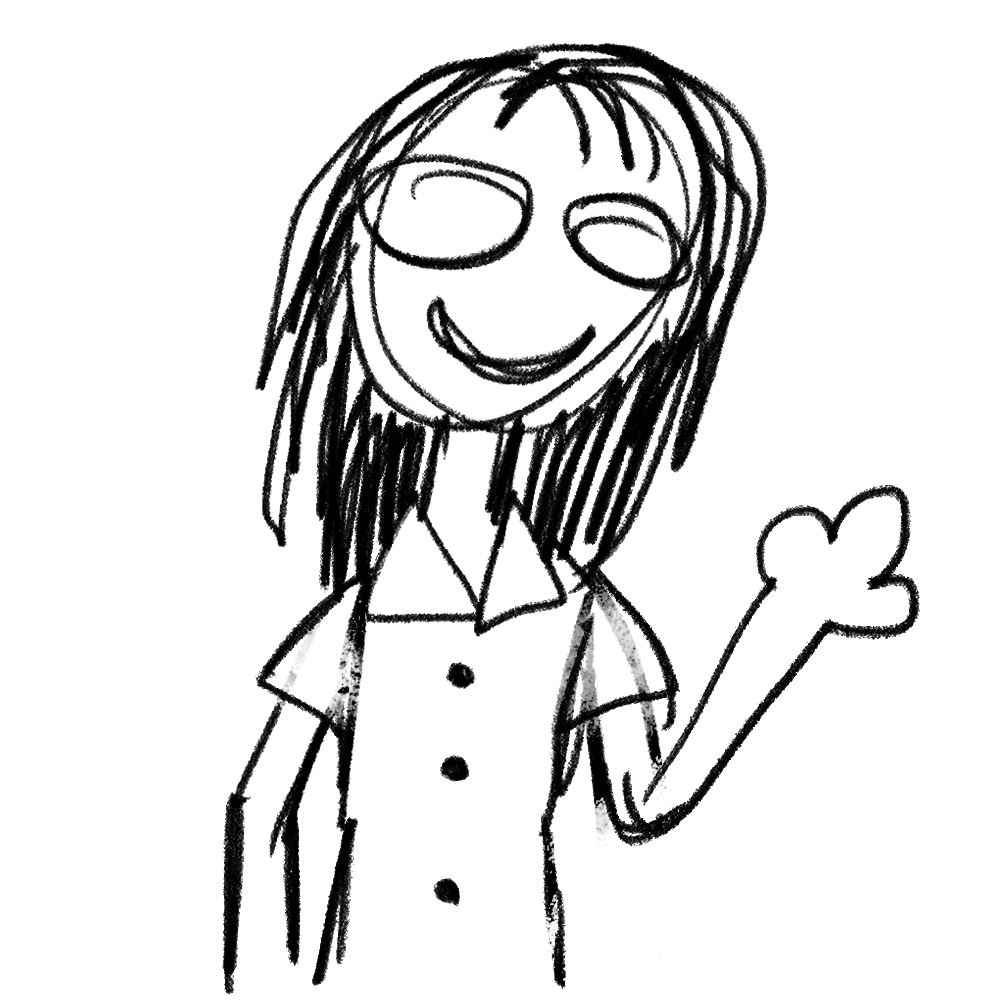
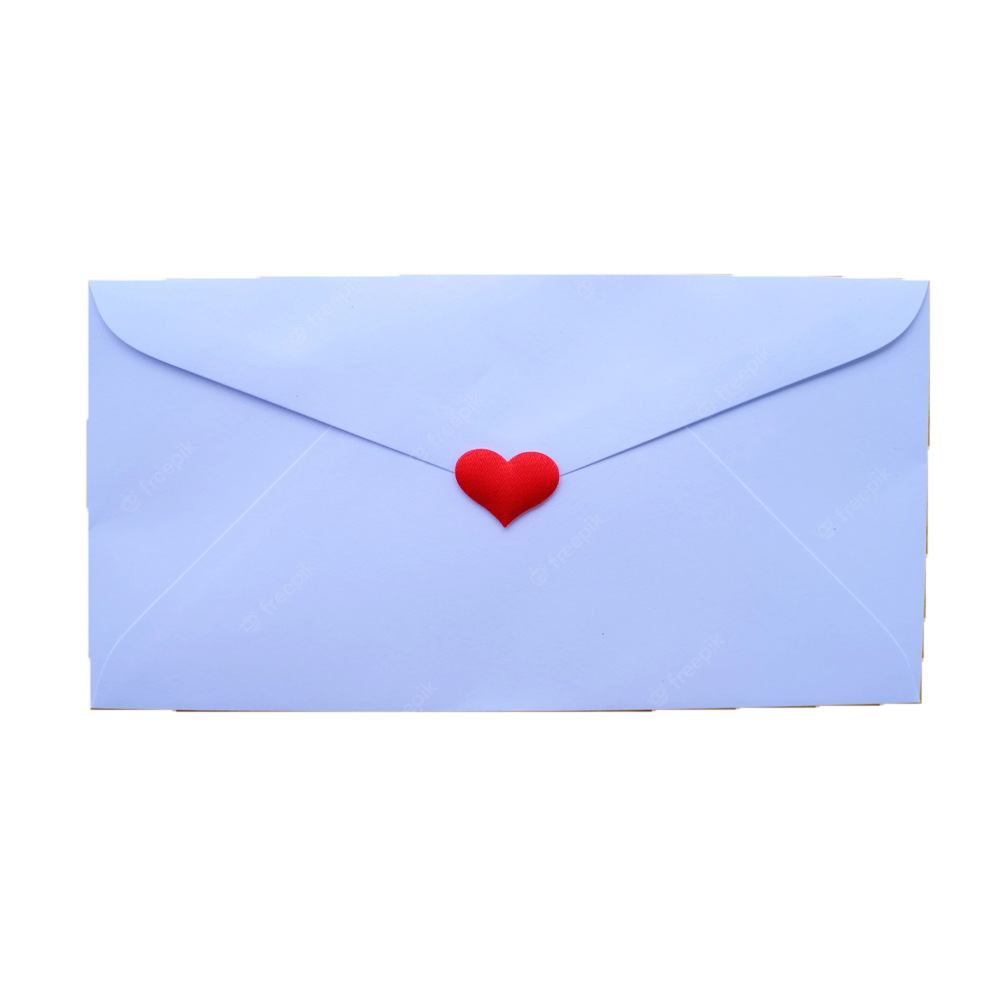
Comparing the layer stacks of the two 1000px x 1000px images. Changes:
added layer "图层 3" above "图层 2" over [85,273,931,713]
hid "图层 2" over [222,42,920,995]
